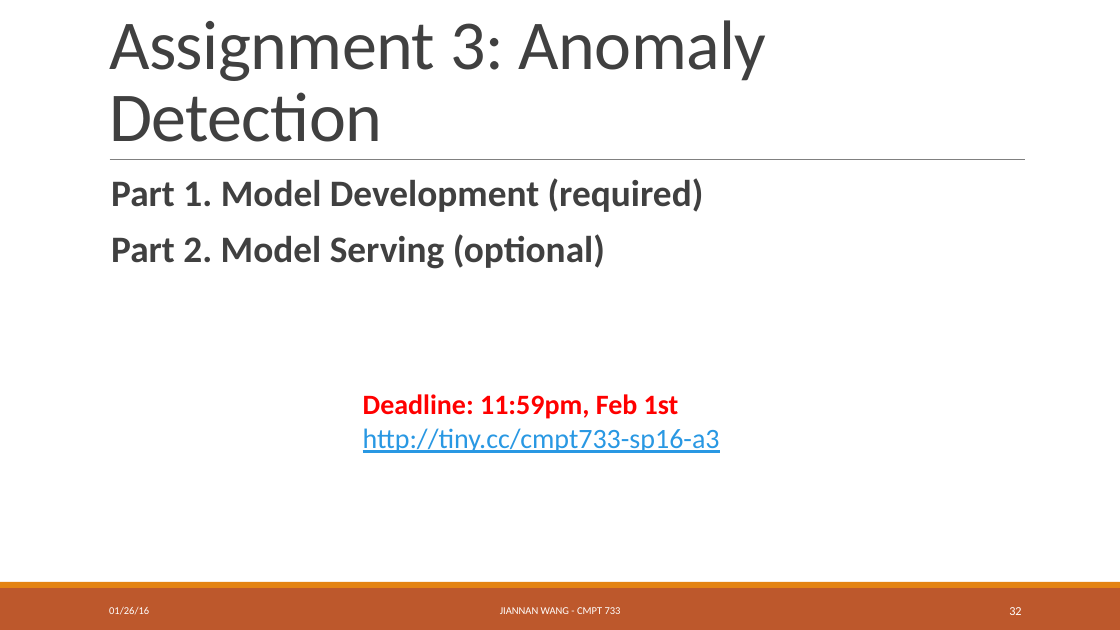
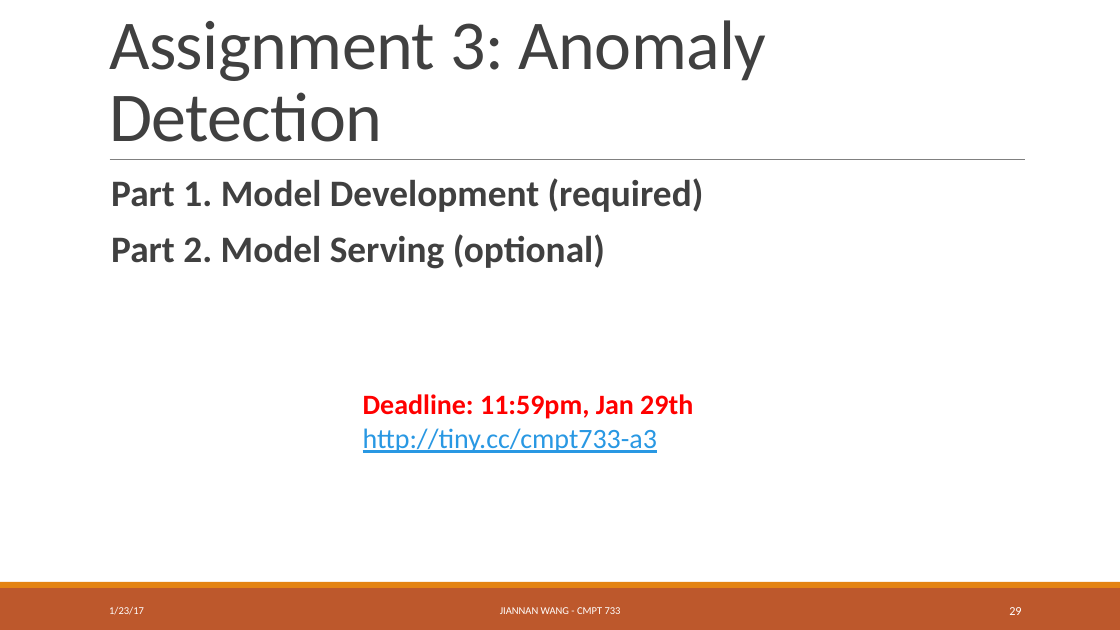
Before and after one commit to ZhensongQian/cmpt733, a slide deck: slide 29 of Lectures/Lec3/lec3.pptx (slide 32 before the commit). Drawn at 1120x630 pixels with LibreOffice and Linux fonts; fonts in the diff are those of the drawing. Boxes give left, top, right and bottom in pixels: in the first picture for what was removed or moved away, otherwise in the second. Text is boxed around its words. In the diff, an @@ line names an element or a change of style, - is before the commit and + after.

```diff
--- a/Lectures/Lec3/lec3.pptx
+++ b/Lectures/Lec3/lec3.pptx
@@ text at (363,394,693,419): text changed @@
-Deadline: 11:59pm, Feb 1st
+Deadline: 11:59pm, Jan 29th
@@ text at (363,428,657,453): text changed @@
-http://tiny.cc/cmpt733-sp16-a3
+http://tiny.cc/cmpt733-a3
@@ text at (109,607,144,615): text changed @@
-01/26/16
+1/23/17
@@ page number at (1009,607,1021,615): text changed @@
-32
+29
```
Also in this commit, not shown: 28 other slides changed, 3 slides removed, 2 other files.
